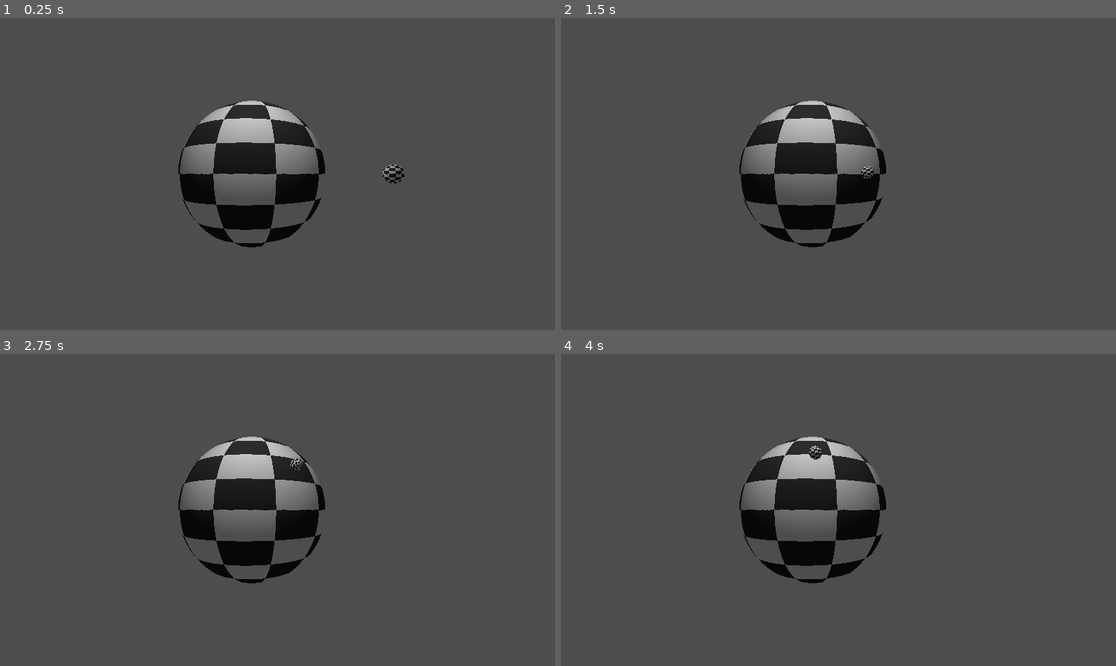
Above: before the commit, frames 1-4 (two rows, left to right).
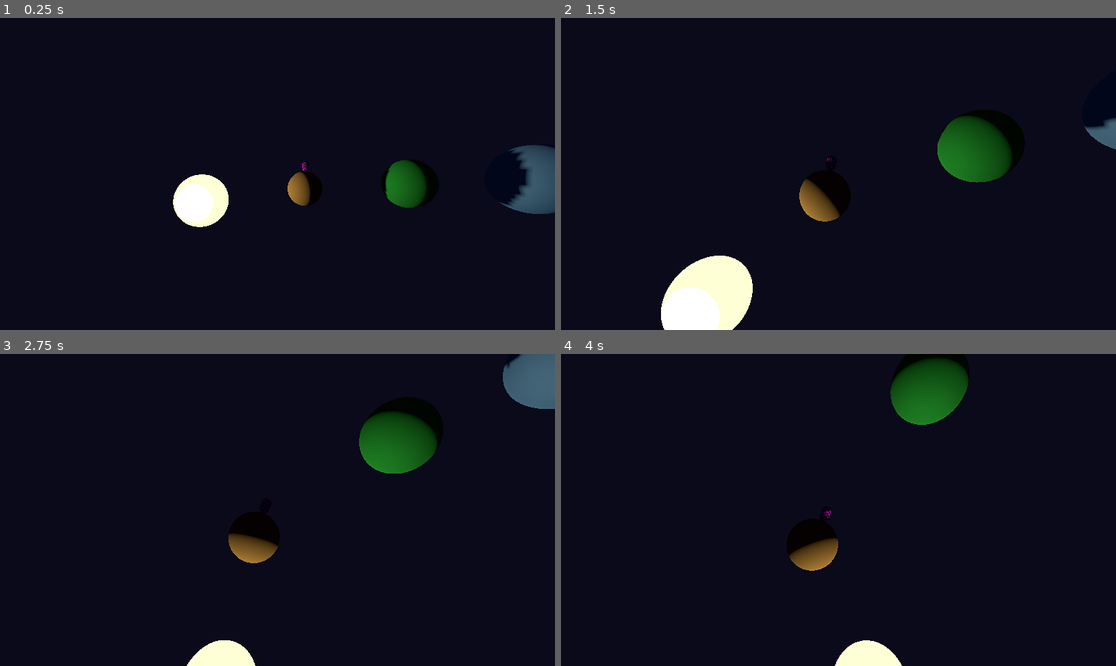
Above: after the commit, the same moments.

Repository: harmvzon/PlanetHopper
Game: Godot game, scene res://scenes/solar_system.tscn
Same seed, same stepped clock (60 frames per second), same inputs: the game is played once before the commit and once after it. Before the commit the project starts from res://GravityTest.tscn.
Inputs:
- Up to frame 1 (0.25 s): no input
- Up to frame 2 (1.5 s): hold D (move_right) 0.53-1.28 s; hold S (move_back) from 1.28 s (still down)
- Up to frame 3 (2.75 s): release S (move_back) at 2.03 s; hold D (move_right) from 2.03 s (still down)
- Up to frame 4 (4 s): release D (move_right) at 2.78 s; hold W (move_forward) 2.78-3.53 s; hold A (move_left) from 3.53 s (still down)

The runs differ from the first frame. In frame 1, 96% of the frame differs, in the area x 0-100%, y 0-100%; in frame 2, 96%; in frame 3, 96%; in frame 4, 96%.

Commit message:
Let's go again

Diff:
--- a/PlanetHopper/GravityTest.tscn
+++ /dev/null
@@ -1,87 +0,0 @@
-[gd_scene load_steps=15 format=3 uid="uid://b3gl056k4jccm"]
-
-[ext_resource type="Script" uid="uid://bn1bv3ewl0mbc" path="res://ball.gd" id="1_ekfhq"]
-[ext_resource type="Shader" uid="uid://dv5k1b4a5mcep" path="res://GravityTest.gdshader" id="1_y588w"]
-
-[sub_resource type="PhysicsMaterial" id="PhysicsMaterial_ekfhq"]
-
-[sub_resource type="ShaderMaterial" id="ShaderMaterial_ljhfc"]
-render_priority = 0
-shader = ExtResource("1_y588w")
-shader_parameter/color1 = Color(1, 1, 1, 1)
-shader_parameter/color2 = Color(0.2, 0.2, 0.2, 1)
-shader_parameter/scale = 10.0
-
-[sub_resource type="SphereMesh" id="SphereMesh_v2li8"]
-material = SubResource("ShaderMaterial_ljhfc")
-radius = 3.0
-height = 6.0
-
-[sub_resource type="SphereShape3D" id="SphereShape3D_ekfhq"]
-radius = 3.0
-
-[sub_resource type="PhysicsMaterial" id="PhysicsMaterial_v2li8"]
-
-[sub_resource type="ShaderMaterial" id="ShaderMaterial_y588w"]
-render_priority = 0
-shader = ExtResource("1_y588w")
-shader_parameter/color1 = Color(1, 1, 1, 1)
-shader_parameter/color2 = Color(0.2, 0.2, 0.2, 1)
-shader_parameter/scale = 10.0
-
-[sub_resource type="SphereMesh" id="SphereMesh_y588w"]
-material = SubResource("ShaderMaterial_y588w")
-radius = 0.2
-height = 0.4
-
-[sub_resource type="SphereShape3D" id="SphereShape3D_ljhfc"]
-radius = 0.2
-
-[sub_resource type="Sky" id="Sky_ekfhq"]
-
-[sub_resource type="Environment" id="Environment_ekfhq"]
-sky = SubResource("Sky_ekfhq")
-ambient_light_color = Color(0.0295066, 0.0295066, 0.0295066, 1)
-
-[sub_resource type="CameraAttributesPhysical" id="CameraAttributesPhysical_v2li8"]
-
-[sub_resource type="Compositor" id="Compositor_y588w"]
-
-[node name="GravityTest" type="Node3D"]
-
-[node name="Planet" type="StaticBody3D" parent="."]
-physics_material_override = SubResource("PhysicsMaterial_ekfhq")
-
-[node name="MeshInstance3D" type="MeshInstance3D" parent="Planet"]
-mesh = SubResource("SphereMesh_v2li8")
-skeleton = NodePath("../..")
-
-[node name="CollisionShape3D" type="CollisionShape3D" parent="Planet"]
-shape = SubResource("SphereShape3D_ekfhq")
-
-[node name="Ball" type="RigidBody3D" parent="."]
-transform = Transform3D(1, 0, 0, 0, 1, 0, 0, 0, 1, 6, 0, 0)
-physics_material_override = SubResource("PhysicsMaterial_v2li8")
-gravity_scale = 0.0
-linear_damp = 1.0
-script = ExtResource("1_ekfhq")
-move_strength = 4.0
-
-[node name="MeshInstance3D" type="MeshInstance3D" parent="Ball"]
-mesh = SubResource("SphereMesh_y588w")
-
-[node name="CollisionShape3D" type="CollisionShape3D" parent="Ball"]
-shape = SubResource("SphereShape3D_ljhfc")
-
-[node name="Camera3D" type="Camera3D" parent="."]
-transform = Transform3D(0.595636, 0, 0.803254, 0, 1, 0, -0.803254, 0, 0.595636, 7.70995, 0, 4.48027)
-
-[node name="OmniLight3D" type="OmniLight3D" parent="."]
-transform = Transform3D(1, 0, 0, 0, 1, 0, 0, 0, 1, 3.50232, 4.37891, 2.34351)
-light_energy = 1.61
-omni_range = 14.5767
-
-[node name="WorldEnvironment" type="WorldEnvironment" parent="."]
-environment = SubResource("Environment_ekfhq")
-camera_attributes = SubResource("CameraAttributesPhysical_v2li8")
-compositor = SubResource("Compositor_y588w")
--- a/PlanetHopper/checkerboardShader.tres
+++ /dev/null
@@ -1,10 +0,0 @@
-[gd_resource type="ShaderMaterial" load_steps=2 format=3 uid="uid://dva8sjm4n5od2"]
-
-[ext_resource type="Shader" uid="uid://dv5k1b4a5mcep" path="res://GravityTest.gdshader" id="1_heklc"]
-
-[resource]
-render_priority = 0
-shader = ExtResource("1_heklc")
-shader_parameter/color1 = Color(1, 0.321569, 0.560784, 1)
-shader_parameter/color2 = Color(0.2, 0.2, 0.2, 1)
-shader_parameter/scale = 10.0
--- /dev/null
+++ b/PlanetHopper/mat/checkerboardShader.tres
@@ -0,0 +1,11 @@
+[gd_resource type="ShaderMaterial" format=3 uid="uid://dva8sjm4n5od2"]
+
+[ext_resource type="Shader" uid="uid://dv5k1b4a5mcep" path="res://mat/GravityTest.gdshader" id="1_heklc"]
+
+
+[resource]
+render_priority = 0
+shader = ExtResource("1_heklc")
+shader_parameter/color1 = Color(1, 0.321569, 0.560784, 1)
+shader_parameter/color2 = Color(0.2, 0.2, 0.2, 1)
+shader_parameter/scale = 10.0
--- a/PlanetHopper/planet.tscn
+++ /dev/null
@@ -1,36 +0,0 @@
-[gd_scene load_steps=6 format=3 uid="uid://b4xx0hlhs51by"]
-
-[ext_resource type="Script" uid="uid://dhr3x34r3cuv2" path="res://planet.gd" id="1_mtr83"]
-
-[sub_resource type="SphereMesh" id="SphereMesh_tfb7d"]
-radius = 1.0
-height = 2.0
-
-[sub_resource type="StandardMaterial3D" id="StandardMaterial3D_1odxm"]
-albedo_color = Color(0.8, 0.6, 0.3, 1)
-
-[sub_resource type="SphereShape3D" id="SphereShape3D_auk15"]
-radius = 1.0
-
-[sub_resource type="SphereShape3D" id="SphereShape3D_tfb7d"]
-radius = 3.92397
-
-[node name="Planet" type="AnimatableBody3D" groups=["planets"]]
-script = ExtResource("1_mtr83")
-
-[node name="MeshInstance3D" type="MeshInstance3D" parent="."]
-mesh = SubResource("SphereMesh_tfb7d")
-surface_material_override/0 = SubResource("StandardMaterial3D_1odxm")
-
-[node name="CollisionShape3D" type="CollisionShape3D" parent="."]
-shape = SubResource("SphereShape3D_auk15")
-
-[node name="Area3D" type="Area3D" parent="."]
-gravity_space_override = 3
-gravity_point = true
-gravity_point_center = Vector3(0, 0, 0)
-gravity_direction = Vector3(0, 0, 0)
-gravity = 30.0
-
-[node name="CollisionShape3D" type="CollisionShape3D" parent="Area3D"]
-shape = SubResource("SphereShape3D_tfb7d")
--- a/PlanetHopper/player.tscn
+++ /dev/null
@@ -1,40 +0,0 @@
-[gd_scene load_steps=6 format=3 uid="uid://du50gcmxbaemq"]
-
-[ext_resource type="Script" uid="uid://c7c712xmfcjya" path="res://player.gd" id="1_onrkg"]
-[ext_resource type="Shader" uid="uid://dv5k1b4a5mcep" path="res://GravityTest.gdshader" id="2_i3pqv"]
-
-[sub_resource type="CapsuleMesh" id="CapsuleMesh_fcwkm"]
-radius = 0.2
-height = 0.6
-
-[sub_resource type="ShaderMaterial" id="ShaderMaterial_lkgeh"]
-render_priority = 0
-shader = ExtResource("2_i3pqv")
-shader_parameter/color1 = Color(1, 0, 1, 1)
-shader_parameter/color2 = Color(0.2, 0.2, 0.2, 1)
-shader_parameter/scale = 10.0
-
-[sub_resource type="CapsuleShape3D" id="CapsuleShape3D_3s371"]
-radius = 0.2
-height = 0.6
-
-[node name="Player" type="RigidBody3D"]
-axis_lock_angular_x = true
-axis_lock_angular_y = true
-axis_lock_angular_z = true
-contact_monitor = true
-max_contacts_reported = 4
-linear_damp = 1.0
-script = ExtResource("1_onrkg")
-move_speed = 3.0
-jump_force = 20.0
-
-[node name="MeshInstance3D" type="MeshInstance3D" parent="."]
-mesh = SubResource("CapsuleMesh_fcwkm")
-skeleton = NodePath("")
-surface_material_override/0 = SubResource("ShaderMaterial_lkgeh")
-
-[node name="CollisionShape3D" type="CollisionShape3D" parent="."]
-shape = SubResource("CapsuleShape3D_3s371")
-
-[node name="TrajectoryDots" type="Node3D" parent="."]
--- a/PlanetHopper/project.godot
+++ b/PlanetHopper/project.godot
@@ -8,11 +8,15 @@
 
 config_version=5
 
+[animation]
+
+compatibility/default_parent_skeleton_in_mesh_instance_3d=true
+
 [application]
 
 config/name="PlannetHopperFresh"
-run/main_scene="uid://b3gl056k4jccm"
-config/features=PackedStringArray("4.4", "Forward Plus")
+run/main_scene="uid://cqugvys2qgoa3"
+config/features=PackedStringArray("4.6", "Forward Plus")
 config/icon="res://icon.svg"
 
 [input]
--- /dev/null
+++ b/PlanetHopper/scenes/GravityTest.tscn
@@ -0,0 +1,87 @@
+[gd_scene format=3 uid="uid://r22x5m80hsfy"]
+
+[ext_resource type="Shader" uid="uid://dv5k1b4a5mcep" path="res://mat/GravityTest.gdshader" id="1_dep8n"]
+[ext_resource type="Script" uid="uid://bn1bv3ewl0mbc" path="res://scripts/ball.gd" id="2_f7hd6"]
+
+[sub_resource type="PhysicsMaterial" id="PhysicsMaterial_ekfhq"]
+
+[sub_resource type="ShaderMaterial" id="ShaderMaterial_ljhfc"]
+render_priority = 0
+shader = ExtResource("1_dep8n")
+shader_parameter/color1 = Color(1, 1, 1, 1)
+shader_parameter/color2 = Color(0.2, 0.2, 0.2, 1)
+shader_parameter/scale = 10.0
+
+[sub_resource type="SphereMesh" id="SphereMesh_v2li8"]
+material = SubResource("ShaderMaterial_ljhfc")
+radius = 3.0
+height = 6.0
+
+[sub_resource type="SphereShape3D" id="SphereShape3D_ekfhq"]
+radius = 3.0
+
+[sub_resource type="PhysicsMaterial" id="PhysicsMaterial_v2li8"]
+
+[sub_resource type="ShaderMaterial" id="ShaderMaterial_y588w"]
+render_priority = 0
+shader = ExtResource("1_dep8n")
+shader_parameter/color1 = Color(1, 1, 1, 1)
+shader_parameter/color2 = Color(0.2, 0.2, 0.2, 1)
+shader_parameter/scale = 10.0
+
+[sub_resource type="SphereMesh" id="SphereMesh_y588w"]
+material = SubResource("ShaderMaterial_y588w")
+radius = 0.2
+height = 0.4
+
+[sub_resource type="SphereShape3D" id="SphereShape3D_ljhfc"]
+radius = 0.2
+
+[sub_resource type="Sky" id="Sky_ekfhq"]
+
+[sub_resource type="Environment" id="Environment_ekfhq"]
+sky = SubResource("Sky_ekfhq")
+ambient_light_color = Color(0.0295066, 0.0295066, 0.0295066, 1)
+
+[sub_resource type="CameraAttributesPhysical" id="CameraAttributesPhysical_v2li8"]
+
+[sub_resource type="Compositor" id="Compositor_y588w"]
+
+[node name="GravityTest" type="Node3D" unique_id=2051846486]
+
+[node name="Planet" type="StaticBody3D" parent="." unique_id=1711505863]
+physics_material_override = SubResource("PhysicsMaterial_ekfhq")
+
+[node name="MeshInstance3D" type="MeshInstance3D" parent="Planet" unique_id=339341346]
+mesh = SubResource("SphereMesh_v2li8")
+skeleton = NodePath("../..")
+
+[node name="CollisionShape3D" type="CollisionShape3D" parent="Planet" unique_id=1615914358]
+shape = SubResource("SphereShape3D_ekfhq")
+
+[node name="Ball" type="RigidBody3D" parent="." unique_id=377211303]
+transform = Transform3D(1, 0, 0, 0, 1, 0, 0, 0, 1, 6, 0, 0)
+physics_material_override = SubResource("PhysicsMaterial_v2li8")
+gravity_scale = 0.0
+linear_damp = 1.0
+script = ExtResource("2_f7hd6")
+move_strength = 4.0
+
+[node name="MeshInstance3D" type="MeshInstance3D" parent="Ball" unique_id=387199238]
+mesh = SubResource("SphereMesh_y588w")
+
+[node name="CollisionShape3D" type="CollisionShape3D" parent="Ball" unique_id=283070314]
+shape = SubResource("SphereShape3D_ljhfc")
+
+[node name="Camera3D" type="Camera3D" parent="." unique_id=747857751]
+transform = Transform3D(0.595636, 0, 0.803254, 0, 1, 0, -0.803254, 0, 0.595636, 7.70995, 0, 4.48027)
+
+[node name="OmniLight3D" type="OmniLight3D" parent="." unique_id=1041936503]
+transform = Transform3D(1, 0, 0, 0, 1, 0, 0, 0, 1, 3.50232, 4.37891, 2.34351)
+light_energy = 1.61
+omni_range = 14.5767
+
+[node name="WorldEnvironment" type="WorldEnvironment" parent="." unique_id=1579778541]
+environment = SubResource("Environment_ekfhq")
+camera_attributes = SubResource("CameraAttributesPhysical_v2li8")
+compositor = SubResource("Compositor_y588w")
--- /dev/null
+++ b/PlanetHopper/scenes/planet.tscn
@@ -0,0 +1,37 @@
+[gd_scene format=3 uid="uid://b4xx0hlhs51by"]
+
+[ext_resource type="Script" uid="uid://dhr3x34r3cuv2" path="res://scripts/planet.gd" id="1_mtr83"]
+
+
+[sub_resource type="SphereMesh" id="SphereMesh_tfb7d"]
+radius = 1.0
+height = 2.0
+
+[sub_resource type="StandardMaterial3D" id="StandardMaterial3D_1odxm"]
+albedo_color = Color(0.8, 0.6, 0.3, 1)
+
+[sub_resource type="SphereShape3D" id="SphereShape3D_auk15"]
+radius = 1.0
+
+[sub_resource type="SphereShape3D" id="SphereShape3D_tfb7d"]
+radius = 3.92397
+
+[node name="Planet" type="AnimatableBody3D" groups=["planets"]]
+script = ExtResource("1_mtr83")
+
+[node name="MeshInstance3D" type="MeshInstance3D" parent="."]
+mesh = SubResource("SphereMesh_tfb7d")
+surface_material_override/0 = SubResource("StandardMaterial3D_1odxm")
+
+[node name="CollisionShape3D" type="CollisionShape3D" parent="."]
+shape = SubResource("SphereShape3D_auk15")
+
+[node name="Area3D" type="Area3D" parent="."]
+gravity_space_override = 3
+gravity_point = true
+gravity_point_center = Vector3(0, 0, 0)
+gravity_direction = Vector3(0, 0, 0)
+gravity = 30.0
+
+[node name="CollisionShape3D" type="CollisionShape3D" parent="Area3D"]
+shape = SubResource("SphereShape3D_tfb7d")
--- /dev/null
+++ b/PlanetHopper/scenes/player.tscn
@@ -0,0 +1,41 @@
+[gd_scene format=3 uid="uid://du50gcmxbaemq"]
+
+[ext_resource type="Script" uid="uid://c7c712xmfcjya" path="res://scripts/player.gd" id="1_onrkg"]
+[ext_resource type="Shader" uid="uid://dv5k1b4a5mcep" path="res://mat/GravityTest.gdshader" id="2_i3pqv"]
+
+
+[sub_resource type="CapsuleMesh" id="CapsuleMesh_fcwkm"]
+radius = 0.2
+height = 0.6
+
+[sub_resource type="ShaderMaterial" id="ShaderMaterial_lkgeh"]
+render_priority = 0
+shader = ExtResource("2_i3pqv")
+shader_parameter/color1 = Color(1, 0, 1, 1)
+shader_parameter/color2 = Color(0.2, 0.2, 0.2, 1)
+shader_parameter/scale = 10.0
+
+[sub_resource type="CapsuleShape3D" id="CapsuleShape3D_3s371"]
+radius = 0.2
+height = 0.6
+
+[node name="Player" type="RigidBody3D"]
+axis_lock_angular_x = true
+axis_lock_angular_y = true
+axis_lock_angular_z = true
+contact_monitor = true
+max_contacts_reported = 4
+linear_damp = 1.0
+script = ExtResource("1_onrkg")
+move_speed = 3.0
+jump_force = 20.0
+
+[node name="MeshInstance3D" type="MeshInstance3D" parent="."]
+mesh = SubResource("CapsuleMesh_fcwkm")
+skeleton = NodePath("")
+surface_material_override/0 = SubResource("ShaderMaterial_lkgeh")
+
+[node name="CollisionShape3D" type="CollisionShape3D" parent="."]
+shape = SubResource("CapsuleShape3D_3s371")
+
+[node name="TrajectoryDots" type="Node3D" parent="."]
--- /dev/null
+++ b/PlanetHopper/scenes/solar_system.tscn
@@ -0,0 +1,58 @@
+[gd_scene format=3 uid="uid://cqugvys2qgoa3"]
+
+[ext_resource type="Script" uid="uid://bt1vcskb3u2v2" path="res://scripts/solar_system.gd" id="1_auk15"]
+[ext_resource type="PackedScene" uid="uid://du50gcmxbaemq" path="res://scenes/player.tscn" id="2_ms4l2"]
+[ext_resource type="Script" uid="uid://bsv7ech4dxba7" path="res://scripts/camera_3d.gd" id="3_tfb7d"]
+[ext_resource type="PackedScene" uid="uid://b4xx0hlhs51by" path="res://scenes/planet.tscn" id="4_swmsm"]
+
+[sub_resource type="Environment" id="Environment_ms4l2"]
+background_mode = 1
+background_color = Color(0.0392157, 0.0392157, 0.101961, 1)
+ambient_light_color = Color(0.136623, 0.372036, 0.999999, 1)
+ambient_light_energy = 0.1
+
+[sub_resource type="SphereMesh" id="SphereMesh_hp4wh"]
+radius = 1.5
+height = 3.0
+
+[sub_resource type="StandardMaterial3D" id="StandardMaterial3D_swmsm"]
+emission_enabled = true
+emission = Color(1, 1, 0.835294, 1)
+
+[node name="SolarSystem" type="Node3D" unique_id=900659707]
+script = ExtResource("1_auk15")
+
+[node name="WorldEnvironment" type="WorldEnvironment" parent="." unique_id=799327498]
+environment = SubResource("Environment_ms4l2")
+
+[node name="Star" type="MeshInstance3D" parent="." unique_id=27751430]
+mesh = SubResource("SphereMesh_hp4wh")
+surface_material_override/0 = SubResource("StandardMaterial3D_swmsm")
+
+[node name="StarLight" type="OmniLight3D" parent="Star" unique_id=1881410215]
+transform = Transform3D(1, 0, 0, 0, 1, 0, 0, 0, 1, 0, 0, 2)
+light_color = Color(1, 1, 0.835294, 1)
+light_energy = 3.0
+shadow_enabled = true
+omni_range = 40.0
+
+[node name="Player" parent="." unique_id=307141274 instance=ExtResource("2_ms4l2")]
+transform = Transform3D(1, 0, 0, 0, 1, 0, 0, 0, 1, 6, 2.2, 0)
+
+[node name="Camera3D" type="Camera3D" parent="." unique_id=1964957377]
+transform = Transform3D(1, 0, 0, 0, 1, 0, 0, 0, 1, 0, 0, 22)
+script = ExtResource("3_tfb7d")
+zoom_distance = 8.0
+
+[node name="PlanetA" parent="." unique_id=1577400075 instance=ExtResource("4_swmsm")]
+transform = Transform3D(1, 0, 0, 0, 1, 0, 0, 0, 1, 6, 0, 0)
+biome = 1
+
+[node name="PlanetB" parent="." unique_id=512571602 instance=ExtResource("4_swmsm")]
+transform = Transform3D(1, 0, 0, 0, 1, 0, 0, 0, 1, 12, 0, 0)
+radius = 1.4
+
+[node name="PlanetC" parent="." unique_id=966588231 instance=ExtResource("4_swmsm")]
+transform = Transform3D(1, 0, 0, 0, 1, 0, 0, 0, 1, 19.277, 0, 0)
+radius = 2.0
+biome = 3
--- a/PlanetHopper/solar_system.tscn
+++ /dev/null
@@ -1,58 +0,0 @@
-[gd_scene load_steps=8 format=3 uid="uid://cqugvys2qgoa3"]
-
-[ext_resource type="Script" uid="uid://bt1vcskb3u2v2" path="res://solar_system.gd" id="1_auk15"]
-[ext_resource type="PackedScene" uid="uid://du50gcmxbaemq" path="res://player.tscn" id="2_ms4l2"]
-[ext_resource type="Script" uid="uid://bsv7ech4dxba7" path="res://camera_3d.gd" id="3_tfb7d"]
-[ext_resource type="PackedScene" uid="uid://b4xx0hlhs51by" path="res://planet.tscn" id="4_swmsm"]
-
-[sub_resource type="Environment" id="Environment_ms4l2"]
-background_mode = 1
-background_color = Color(0.0392157, 0.0392157, 0.101961, 1)
-ambient_light_color = Color(0.136623, 0.372036, 0.999999, 1)
-ambient_light_energy = 0.1
-
-[sub_resource type="SphereMesh" id="SphereMesh_hp4wh"]
-radius = 1.5
-height = 3.0
-
-[sub_resource type="StandardMaterial3D" id="StandardMaterial3D_swmsm"]
-emission_enabled = true
-emission = Color(1, 1, 0.835294, 1)
-
-[node name="SolarSystem" type="Node3D"]
-script = ExtResource("1_auk15")
-
-[node name="WorldEnvironment" type="WorldEnvironment" parent="."]
-environment = SubResource("Environment_ms4l2")
-
-[node name="Star" type="MeshInstance3D" parent="."]
-mesh = SubResource("SphereMesh_hp4wh")
-surface_material_override/0 = SubResource("StandardMaterial3D_swmsm")
-
-[node name="StarLight" type="OmniLight3D" parent="Star"]
-transform = Transform3D(1, 0, 0, 0, 1, 0, 0, 0, 1, 0, 0, 2)
-light_color = Color(1, 1, 0.835294, 1)
-light_energy = 3.0
-shadow_enabled = true
-omni_range = 40.0
-
-[node name="Player" parent="." instance=ExtResource("2_ms4l2")]
-transform = Transform3D(1, 0, 0, 0, 1, 0, 0, 0, 1, 6, 2.2, 0)
-
-[node name="Camera3D" type="Camera3D" parent="."]
-transform = Transform3D(1, 0, 0, 0, 1, 0, 0, 0, 1, 0, 0, 22)
-script = ExtResource("3_tfb7d")
-zoom_distance = 8.0
-
-[node name="PlanetA" parent="." instance=ExtResource("4_swmsm")]
-transform = Transform3D(1, 0, 0, 0, 1, 0, 0, 0, 1, 6, 0, 0)
-biome = 1
-
-[node name="PlanetB" parent="." instance=ExtResource("4_swmsm")]
-transform = Transform3D(1, 0, 0, 0, 1, 0, 0, 0, 1, 12, 0, 0)
-radius = 1.4
-
-[node name="PlanetC" parent="." instance=ExtResource("4_swmsm")]
-transform = Transform3D(1, 0, 0, 0, 1, 0, 0, 0, 1, 19.277, 0, 0)
-radius = 2.0
-biome = 3
Not shown, changed: PlanetHopper/icon.svg.import
Renamed: PlanetHopper/GravityTest.gdshader -> PlanetHopper/mat/GravityTest.gdshader
Renamed: PlanetHopper/GravityTest.gdshader.uid -> PlanetHopper/mat/GravityTest.gdshader.uid
Renamed: PlanetHopper/sun.gdshader -> PlanetHopper/mat/sun.gdshader
Renamed: PlanetHopper/sun.gdshader.uid -> PlanetHopper/mat/sun.gdshader.uid
Renamed: PlanetHopper/NewPlayer.gd -> PlanetHopper/scripts/NewPlayer.gd
Renamed: PlanetHopper/NewPlayer.gd.uid -> PlanetHopper/scripts/NewPlayer.gd.uid
Renamed: PlanetHopper/ball.gd -> PlanetHopper/scripts/ball.gd
Renamed: PlanetHopper/ball.gd.uid -> PlanetHopper/scripts/ball.gd.uid
Renamed: PlanetHopper/camera.gd -> PlanetHopper/scripts/camera.gd
Renamed: PlanetHopper/camera.gd.uid -> PlanetHopper/scripts/camera.gd.uid
Renamed: PlanetHopper/camera_3d.gd -> PlanetHopper/scripts/camera_3d.gd
(and 7 more such lines)
